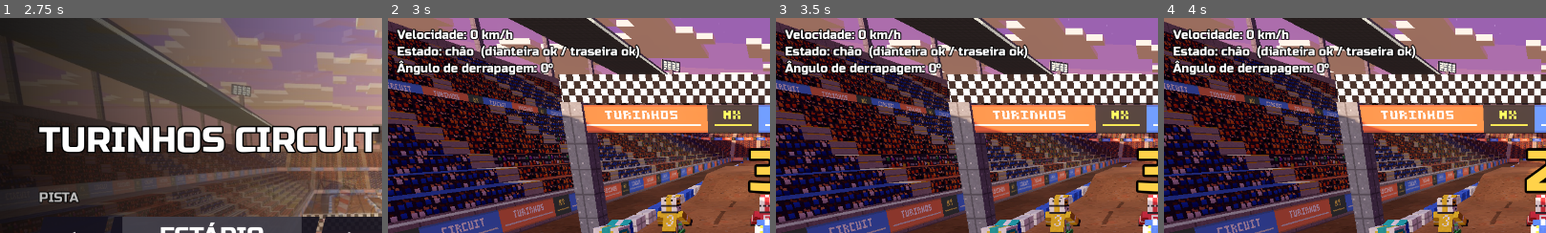
Above: before the commit, frames 1-4 (left to right).
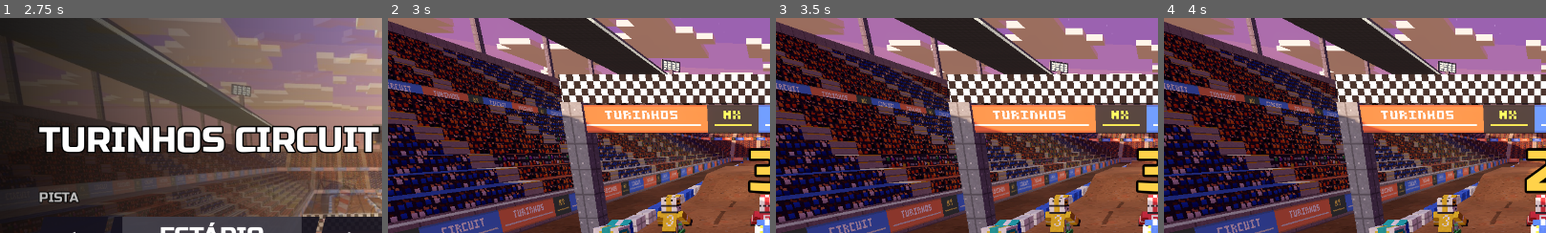
Above: after the commit, the same moments.

Repository: carvguilherme8/turinhos_circuit
Game: Godot game, scene res://scenes/ui/title_screen.tscn
The game is run twice, just before and just after one commit, with the same random seed, the same clock (stepped at 60 frames per second) and the same inputs.
Inputs (mouse positions are % of the whole screen's width and height, from its top left):
- Up to frame 1 (2.75 s): click "ESTÁDIO" at 0.5 s; click "FAZENDA" at 1.25 s; click "DESERTO" at 2 s
- Up to frame 2 (3 s): click "INICIAR" at 2.75 s
- Up to frame 3 (3.5 s): no input
- Up to frame 4 (4 s): move the mouse to (72, 45) at 3.52 s; hold D (direita) from 3.53 s (still down); hold W (acelerar) from 3.53 s (still down); click (72, 45) at 3.67 s
The pictures show only the part of the screen within x 0-50%, y 0-50%; the shares and areas given below are measured in that part.

Frame 1 is identical in both runs. In frame 2, 5.0% of the frame differs, in the area x 2-67%, y 4-28%; in frame 3, 5.0%; in frame 4, 5.0%.

Commit message:
feat: remove o texto de depuração da tela (velocidade, estado, derrapagem)

Diff:
--- a/scenes/tracks/desert_park.tscn
+++ b/scenes/tracks/desert_park.tscn
@@ -1,8 +1,7 @@
-[gd_scene load_steps=46 format=3]
+[gd_scene load_steps=45 format=3]
 
 [ext_resource type="PackedScene" path="res://scenes/bike/bike.tscn" id="bike"]
 [ext_resource type="Script" path="res://scripts/camera/chase_camera.gd" id="camera"]
-[ext_resource type="Script" path="res://scripts/ui/debug_hud.gd" id="hud"]
 [ext_resource type="Script" path="res://scripts/ui/landing_popup.gd" id="popup"]
 [ext_resource type="Material" path="res://assets/materials/stadium/banner.tres" id="banner"]
 [ext_resource type="Material" path="res://assets/materials/stadium/checker.tres" id="checker"]
@@ -254,17 +253,6 @@
 
 [node name="HUD" type="CanvasLayer" parent="."]
 
-[node name="DebugLabel" type="Label" parent="HUD" node_paths=PackedStringArray("bike")]
-offset_left = 20.0
-offset_top = 16.0
-offset_right = 620.0
-offset_bottom = 100.0
-theme_override_colors/font_outline_color = Color(0, 0, 0, 1)
-theme_override_constants/outline_size = 6
-theme_override_font_sizes/font_size = 20
-script = ExtResource("hud")
-bike = NodePath("../../Bike")
-
 [node name="LandingPopup" type="Label" parent="HUD" node_paths=PackedStringArray("bike")]
 anchor_right = 1.0
 offset_top = 180.0
--- a/scenes/tracks/farm_circuit.tscn
+++ b/scenes/tracks/farm_circuit.tscn
@@ -1,8 +1,7 @@
-[gd_scene load_steps=36 format=3]
+[gd_scene load_steps=35 format=3]
 
 [ext_resource type="PackedScene" path="res://scenes/bike/bike.tscn" id="bike"]
 [ext_resource type="Script" path="res://scripts/camera/chase_camera.gd" id="camera"]
-[ext_resource type="Script" path="res://scripts/ui/debug_hud.gd" id="hud"]
 [ext_resource type="Script" path="res://scripts/ui/landing_popup.gd" id="popup"]
 [ext_resource type="Material" path="res://assets/materials/stadium/banner.tres" id="banner"]
 [ext_resource type="Material" path="res://assets/materials/stadium/checker.tres" id="checker"]
@@ -127,17 +126,6 @@
 
 [node name="HUD" type="CanvasLayer" parent="."]
 
-[node name="DebugLabel" type="Label" parent="HUD" node_paths=PackedStringArray("bike")]
-offset_left = 20.0
-offset_top = 16.0
-offset_right = 620.0
-offset_bottom = 100.0
-theme_override_colors/font_outline_color = Color(0, 0, 0, 1)
-theme_override_constants/outline_size = 6
-theme_override_font_sizes/font_size = 20
-script = ExtResource("hud")
-bike = NodePath("../../Bike")
-
 [node name="LandingPopup" type="Label" parent="HUD" node_paths=PackedStringArray("bike")]
 anchor_right = 1.0
 offset_top = 180.0
--- a/scenes/tracks/playground.tscn
+++ b/scenes/tracks/playground.tscn
@@ -1,9 +1,8 @@
-[gd_scene load_steps=15 format=3]
+[gd_scene load_steps=14 format=3]
 
 [ext_resource type="Script" path="res://scripts/tracks/ramp.gd" id="1_ramp"]
 [ext_resource type="PackedScene" path="res://scenes/bike/bike.tscn" id="2_bike"]
 [ext_resource type="Script" path="res://scripts/camera/chase_camera.gd" id="3_camera"]
-[ext_resource type="Script" path="res://scripts/ui/debug_hud.gd" id="4_hud"]
 [ext_resource type="Script" path="res://scripts/ui/landing_popup.gd" id="5_popup"]
 [ext_resource type="Script" path="res://scripts/camera/camera_switcher.gd" id="7_switcher"]
 
@@ -222,17 +221,6 @@
 
 [node name="HUD" type="CanvasLayer" parent="."]
 
-[node name="DebugLabel" type="Label" parent="HUD" node_paths=PackedStringArray("bike")]
-offset_left = 20.0
-offset_top = 16.0
-offset_right = 620.0
-offset_bottom = 140.0
-theme_override_colors/font_outline_color = Color(0, 0, 0, 1)
-theme_override_constants/outline_size = 6
-theme_override_font_sizes/font_size = 20
-script = ExtResource("4_hud")
-bike = NodePath("../../Bike")
-
 [node name="LandingPopup" type="Label" parent="HUD" node_paths=PackedStringArray("bike")]
 anchor_right = 1.0
 offset_top = 180.0
--- a/scenes/tracks/stadium_circuit.tscn
+++ b/scenes/tracks/stadium_circuit.tscn
@@ -1,9 +1,8 @@
-[gd_scene load_steps=44 format=3]
+[gd_scene load_steps=43 format=3]
 
 [ext_resource type="Script" path="res://scripts/tracks/ramp.gd" id="ramp"]
 [ext_resource type="PackedScene" path="res://scenes/bike/bike.tscn" id="bike"]
 [ext_resource type="Script" path="res://scripts/camera/chase_camera.gd" id="camera"]
-[ext_resource type="Script" path="res://scripts/ui/debug_hud.gd" id="hud"]
 [ext_resource type="Script" path="res://scripts/ui/landing_popup.gd" id="popup"]
 [ext_resource type="Script" path="res://scripts/tracks/stadium_track.gd" id="track"]
 [ext_resource type="Script" path="res://scripts/tracks/stadium.gd" id="stadium"]
@@ -314,17 +313,6 @@
 
 [node name="HUD" type="CanvasLayer" parent="."]
 
-[node name="DebugLabel" type="Label" parent="HUD" node_paths=PackedStringArray("bike")]
-offset_left = 20.0
-offset_top = 16.0
-offset_right = 620.0
-offset_bottom = 100.0
-theme_override_colors/font_outline_color = Color(0, 0, 0, 1)
-theme_override_constants/outline_size = 6
-theme_override_font_sizes/font_size = 20
-script = ExtResource("hud")
-bike = NodePath("../../Bike")
-
 [node name="LandingPopup" type="Label" parent="HUD" node_paths=PackedStringArray("bike")]
 anchor_right = 1.0
 offset_top = 180.0
--- a/scripts/ui/debug_hud.gd
+++ /dev/null
@@ -1,21 +0,0 @@
-extends Label
-## Texto de depuração no canto da tela com o estado da moto.
-
-@export var bike: Bike
-
-
-func _process(_delta: float) -> void:
-	if bike == null:
-		return
-	var state := "chão" if bike.is_grounded() else "AR %.1fs" % bike.air_time
-	if bike.is_crashed:
-		state = "CAIU"
-	elif bike.drift_amount > 0.3:
-		state = "DERRAPANDO"
-	text = "Velocidade: %d km/h\nEstado: %s  (dianteira %s / traseira %s)\nÂngulo de derrapagem: %d°" % [
-		roundi(bike.forward_speed * 3.6),
-		state,
-		"ok" if bike.front_grounded else "-",
-		"ok" if bike.rear_grounded else "-",
-		roundi(bike.drift_angle),
-	]
Not shown, removed: scripts/ui/debug_hud.gd.uid
